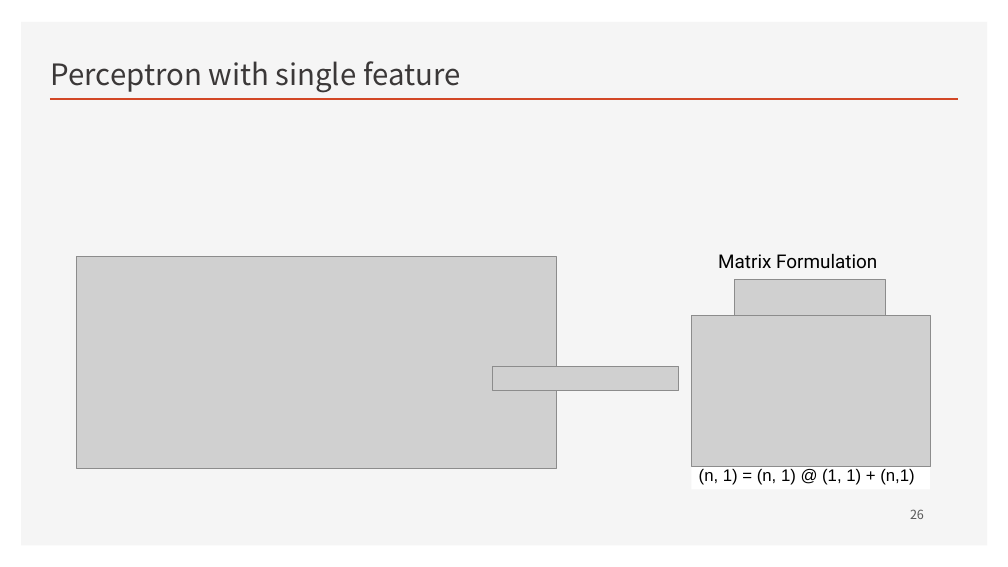
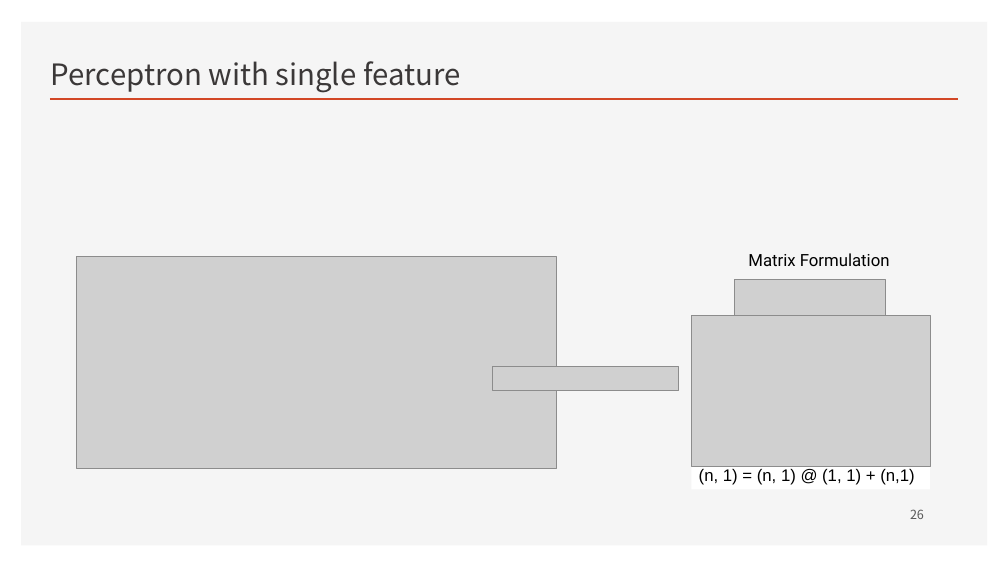
Before and after one commit to ancestor9/mathematics-for-machine-learning, a slide deck: slide 26 of Linear_Algebra/w4_Perceptron_Regression.pptx. Drawn at 1008x567 pixels with LibreOffice and Linux fonts; fonts in the diff are those of the drawing; grey boxes stand for pictures; background and template pictures are left out. Boxes give left, top, right and bottom in pixels: in the first picture for what was removed or moved away, otherwise in the second. Text is boxed around its words. In the diff, an @@ line names an element or a change of style, - is before the commit and + after.

```diff
--- a/Linear_Algebra/w4_Perceptron_Regression.pptx
+++ b/Linear_Algebra/w4_Perceptron_Regression.pptx
@@ text "Matrix Formulation" moved from (x1=718, y1=253, x2=877, y2=269) to (x1=748, y1=253, x2=890, y2=266) @@
@@ text "Matrix Formulation" at (x1=748, y1=253, x2=890, y2=266): size 18 to 16 pt @@
```
Also in this commit, not shown: 7 other slides changed, 7 slides added.
